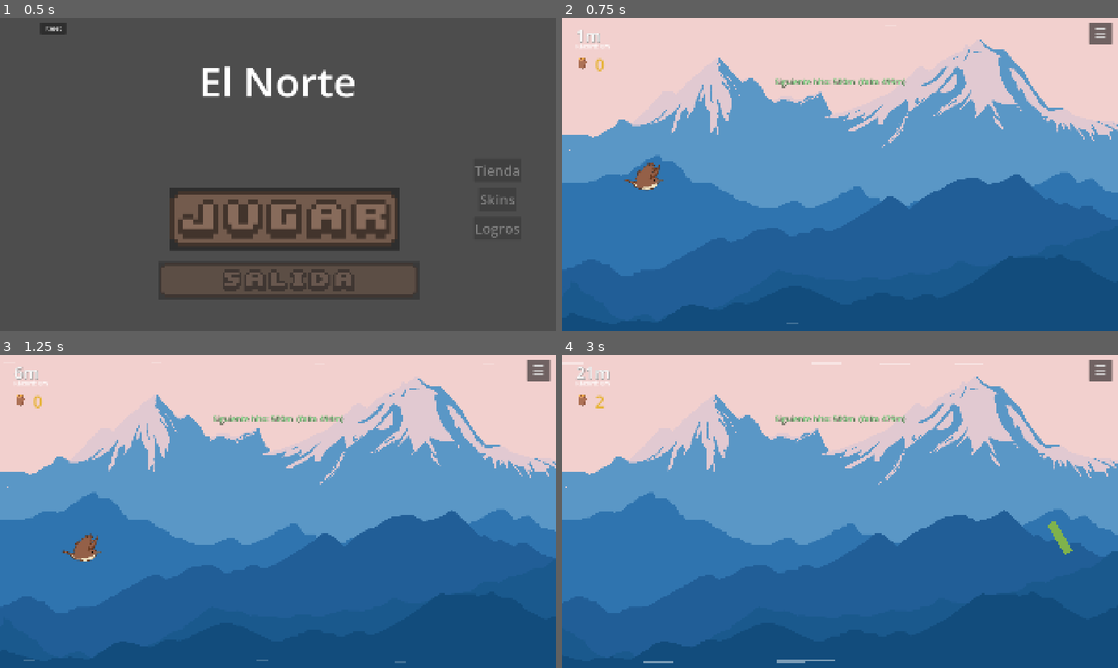
Above: before the commit, frames 1-4 (two rows, left to right).
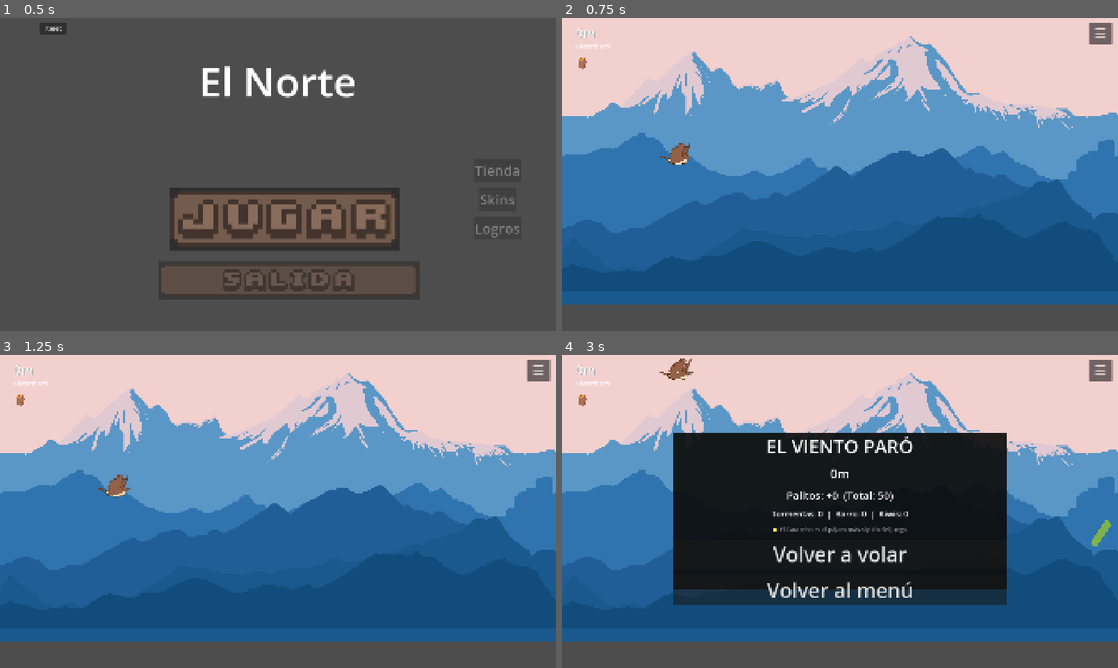
Above: after the commit, the same moments.

Repository: TomasMoreno21/El-Norte
Game: Godot game, scene res://scenes/menu/menu.tscn
Same seed, same stepped clock (60 frames per second), same inputs: the game is played once before the commit and once after it.
Inputs (mouse positions are in pixels of both pictures, inside the frame that each line leads up to):
- Up to frame 1 (0.5 s): no input
- Up to frame 2 (0.75 s): click (845, 218) at 0.5 s
- Up to frame 3 (1.25 s): no input
- Up to frame 4 (3 s): tap Enter at 1.25 s; move the mouse to (962, 495) at 1.27 s; hold D 1.28-2.03 s; hold Space 1.28-2.03 s; click (962, 495) at 1.42 s; move the mouse to (728, 527) at 2.02 s; hold S 2.03-2.78 s; tap Tab at 2.1 s; click (728, 527) at 2.17 s; tap Space at 2.27, 2.3, 2.57 s; move the mouse to (895, 442) at 2.77 s; hold D from 2.78 s (still down); hold Space from 2.78 s (still down); tap Q at 2.85 s; click (895, 442) at 2.92 s

Frame 1 is identical in both runs. In frame 2, 35% of the frame differs, in the area x 0-100%, y 3-100%; in frame 3, 35%; in frame 4, 55%, in the area x 0-100%, y 1-100%.
Error after the commit: Parse Error: Expected indented block after function declaration. (res://scenes/hud/hud.gd:117)

Commit message:
quitado mini turbo, combo x3, inercia suave, indicador hitos, pop obstaculos (no visible). arreglado: gravity normal, scale pop removido

Diff:
--- a/scenes/hud/hud.gd
+++ b/scenes/hud/hud.gd
@@ -7,7 +7,6 @@
 @onready var storm_warning := $StormWarningLabel
 @onready var bolas_label := $BolasLabel
 @onready var palitos_label := $PalitosLabel
-@onready var milestone_label := $MilestoneLabel
 @onready var pause_btn := $PauseBtn
 @onready var pause_overlay := $PauseOverlay
 @onready var tutorial_overlay := $TutorialOverlay
@@ -116,28 +115,6 @@
 		_flash_100m()
 
 func _flash_100m() -> void:
-	var flash := ColorRect.new()
-	flash.color = Color(1, 1, 1, 0.08)
-	flash.anchors_preset = Control.PRESET_FULL_RECT
-	flash.mouse_filter = Control.MOUSE_FILTER_PASS
-	add_child(flash)
-	var tween := create_tween()
-	tween.tween_property(flash, "color:a", 0.0, 0.3)
-	tween.tween_callback(flash.queue_free)
-
-func update_next_milestone(meters: int) -> void:
-	var milestones := [500, 1000, 2200, 4600, 10000]
-	var next := -1
-	for m in milestones:
-		if meters < m:
-			next = m
-			break
-	if next > 0:
-		var dist_remaining := next - meters
-		milestone_label.text = "Siguiente hito: %dm  (falta %dm)" % [next, dist_remaining]
-		milestone_label.visible = true
-	else:
-		milestone_label.visible = false
 
 func update_bolas(amount: int) -> void:
 	bolas_label.text = "Barro: %d" % amount
--- a/scenes/hud/hud.tscn
+++ b/scenes/hud/hud.tscn
@@ -141,17 +141,6 @@
 theme_override_font_sizes/font_size = 52
 horizontal_alignment = 1
 
-[node name="MilestoneLabel" type="Label" parent="."]
-visible = false
-anchors_preset = 10
-anchor_right = 1.0
-offset_top = 200.0
-offset_bottom = 240.0
-theme_override_colors/font_color = Color(0.6, 0.9, 0.6, 1)
-theme_override_colors/font_shadow_color = Color(0, 0, 0, 0.6)
-theme_override_font_sizes/font_size = 28
-horizontal_alignment = 1
-
 [node name="TutorialOverlay" type="Control" parent="." unique_id=1862089278]
 visible = false
 layout_mode = 3
--- a/scenes/main/main.gd
+++ b/scenes/main/main.gd
@@ -46,20 +46,6 @@
 var miniatura_start_time := 0.0
 var _revive_available := true
 var _death_old_max := 0
-var _combo_count := 0
-var _combo_timer := 0.0
-const COMBO_WINDOW := 1.5
-const COMBO_THRESHOLD := 3
-var _tap_count := 0
-var _tap_window := 0.0
-var _was_tapping := false
-const TAP_WINDOW := 0.4
-const TAPS_REQUIRED := 3
-var _mini_turbo_active := false
-var _mini_turbo_time := 0.0
-const MINI_TURBO_DURATION := 1.0
-const MINI_TURBO_COOLDOWN := 5.0
-var _mini_turbo_cd := 0.0
 var _contra_viento_active := false
 var _contra_viento_time := 0.0
 const CONTRA_VIENTO_DURATION := 4.0
@@ -260,18 +246,10 @@
 		turbo_effect.set_rafaga_mode(0.5)
 	elif _contra_viento_active:
 		turbo_effect.set_storm_mode()
-	elif _mini_turbo_active:
-		turbo_effect.set_turbo_mode()
 	elif turbo_active:
 		turbo_effect.set_turbo_mode()
 	else:
 		turbo_effect.set_normal_mode()
-
-func _activate_mini_turbo() -> void:
-	_mini_turbo_active = true
-	_mini_turbo_time = 0.0
-	AudioManager.play_sfx("collect")
-	_update_encounter_mode()
 
 func _on_player_flapped() -> void:
 	if in_storm or turbo_active:
@@ -322,35 +300,6 @@
 		last_lluvia_distance = distance
 		if randf() < LLUVIA_CHANCE:
 			start_lluvia()
-
-	var p := Input.is_mouse_button_pressed(MOUSE_BUTTON_LEFT) or Input.is_key_pressed(KEY_SPACE)
-	if p and not _was_tapping:
-		_tap_count += 1
-		_tap_window = TAP_WINDOW
-		if _tap_count >= TAPS_REQUIRED and _mini_turbo_cd <= 0:
-			_activate_mini_turbo()
-			_tap_count = 0
-	_was_tapping = p
-
-	if _mini_turbo_active:
-		_mini_turbo_time += delta
-		if _mini_turbo_time >= MINI_TURBO_DURATION:
-			_mini_turbo_active = false
-			_mini_turbo_cd = MINI_TURBO_COOLDOWN
-			_update_encounter_mode()
-
-	if _mini_turbo_cd > 0:
-		_mini_turbo_cd -= delta
-
-	if _tap_window > 0:
-		_tap_window -= delta
-		if _tap_window <= 0:
-			_tap_count = 0
-
-	if _combo_timer > 0:
-		_combo_timer -= delta
-		if _combo_timer <= 0:
-			_combo_count = 0
 
 	if not _contra_viento_active and not _ascendente_active and not calma_active and not in_storm and distance >= 1000 and distance - _last_contra_viento_distance >= CONTRA_VIENTO_COOLDOWN:
 		_last_contra_viento_distance = distance
@@ -452,11 +401,9 @@
 
 	var raw_delta := current_speed * delta / PIXEL_TO_METER
 	difficulty_dist += raw_delta
-	var mini_mult := 1.5 if _mini_turbo_active else 1.0
 	var contra_mult := 0.5 if _contra_viento_active else 1.0
-	distance += raw_delta * speed_bonus * bird_speed_mult * turbo_mult * rafaga_mult * palitos_dist_mult * mini_mult * contra_mult
+	distance += raw_delta * speed_bonus * bird_speed_mult * turbo_mult * rafaga_mult * palitos_dist_mult * contra_mult
 	hud.update_distance(int(distance))
-	hud.update_next_milestone(int(distance))
 	while _last_milestone_idx < MILESTONES.size() and int(distance) >= MILESTONES[_last_milestone_idx]:
 		hud.flash_milestone()
 		_last_milestone_idx += 1
@@ -627,13 +574,6 @@
 	DataManager.add_bolas(amount)
 	run_bolas += amount
 	AudioManager.play_sfx("collect")
-	_combo_count += 1
-	_combo_timer = COMBO_WINDOW
-	if _combo_count >= COMBO_THRESHOLD:
-		var bonus := 1
-		DataManager.add_bolas(bonus)
-		run_bolas += bonus
-		_combo_count = 0
 	var nuevos := DataManager.check_achievements({})
 	_show_popups(nuevos)
 	hud.update_bolas(DataManager.bolas_balance)
--- a/scenes/obstacles/obstacle.gd
+++ b/scenes/obstacles/obstacle.gd
@@ -25,9 +25,6 @@
 	angular_speed = randf_range(1.5, 4.0) * (-1 if randi() % 2 == 0 else 1)
 	_setup_visual()
 	_setup_collision()
-	scale = Vector2.ZERO
-	var tween := create_tween().set_ease(Tween.EASE_OUT).set_trans(Tween.TRANS_BACK)
-	tween.tween_property(self, "scale", Vector2.ONE, 0.15)
 
 func _physics_process(delta: float) -> void:
 	position.x -= speed * delta
--- a/scenes/player/player.gd
+++ b/scenes/player/player.gd
@@ -98,8 +98,7 @@
 		if _was_pressed:
 			flap_timer.stop()
 			$Sprite2D.texture = _tex_hornero1
-		velocity.y += GRAVITY * delta * 0.5
-		velocity.y = min(velocity.y, GRAVITY * 0.6)
+		velocity.y += GRAVITY * delta
 
 	_was_pressed = is_pressed
 	move_and_slide()
